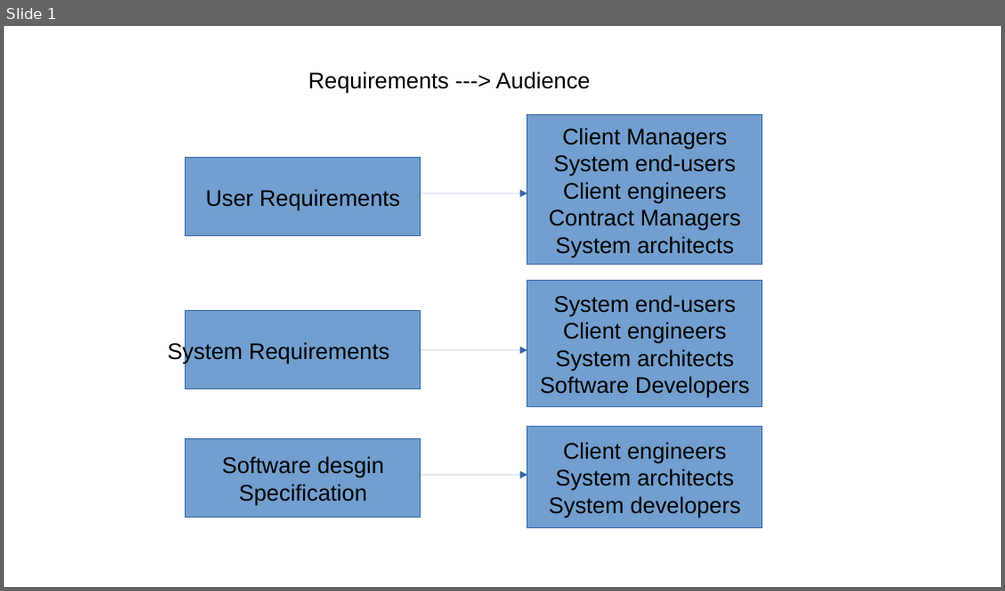
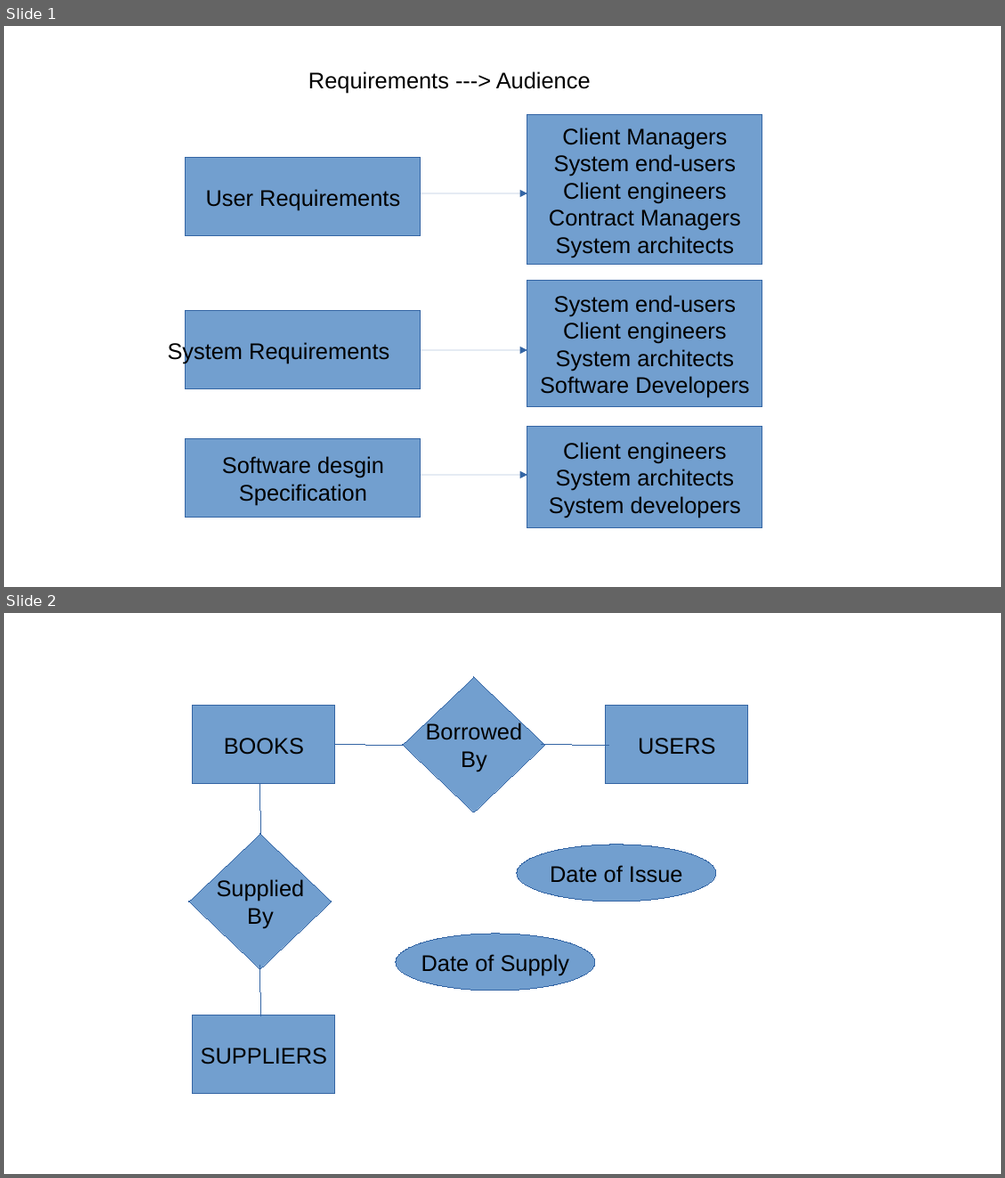
Before and after one commit to rajkumarananthu/workspace, a slide deck: GATE/images/gate_images.pptx. Shown one above the other, each under a label of ours: slide 1 before the commit, slides 1 and 2 after it. The pictures are 1005x591 and 1005x1178 pixels, drawn with LibreOffice and Linux fonts; fonts in the diff are those of the drawing. Boxes give left, top, right and bottom in pixels: in the first picture for what was removed or moved away, otherwise in the second. Text is boxed around its words. In the diff, an @@ line names an element or a change of style, - is before the commit and + after.

```diff
--- a/GATE/images/gate_images.pptx
+++ b/GATE/images/gate_images.pptx
@@ slide 2 added at box(4, 613, 1001, 1174), background #FFFFFF @@
@@ freeform shape added at box(403, 677, 545, 813), fill #729FCF, outline #3465A4 0.75 pt, 18 pt, text #000000 @@
+Borrowed
+By
@@ rectangle added at box(193, 706, 335, 784), fill #729FCF, outline #3465A4 0.75 pt, 18 pt, text #000000 @@
+BOOKS
@@ rectangle added at box(606, 706, 747, 784), fill #729FCF, outline #3465A4 0.75 pt, 18 pt, text #000000 @@
+USERS
@@ line added from (335, 745) to (403, 745), #3465A4 0.75 pt @@
@@ line added from (542, 745) to (609, 745), #3465A4 0.75 pt @@
@@ line added from (260, 784) to (260, 834), #3465A4 0.75 pt @@
@@ freeform shape added at box(189, 834, 332, 969), fill #729FCF, outline #3465A4 0.75 pt, 18 pt, text #000000 @@
+Supplied
+By
@@ ellipse added at box(517, 844, 716, 901), fill #729FCF, outline #3465A4 0.75 pt, 18 pt, text #000000 @@
+Date of Issue
@@ ellipse added at box(396, 933, 595, 990), fill #729FCF, outline #3465A4 0.75 pt, 18 pt, text #000000 @@
+Date of Supply
@@ line added from (260, 965) to (260, 1015), #3465A4 0.75 pt @@
@@ rectangle added at box(193, 1015, 335, 1094), fill #729FCF, outline #3465A4 0.75 pt, 18 pt, text #000000 @@
+SUPPLIERS
```
Also in this commit, not shown: 1 other slide added, 5 other files.
